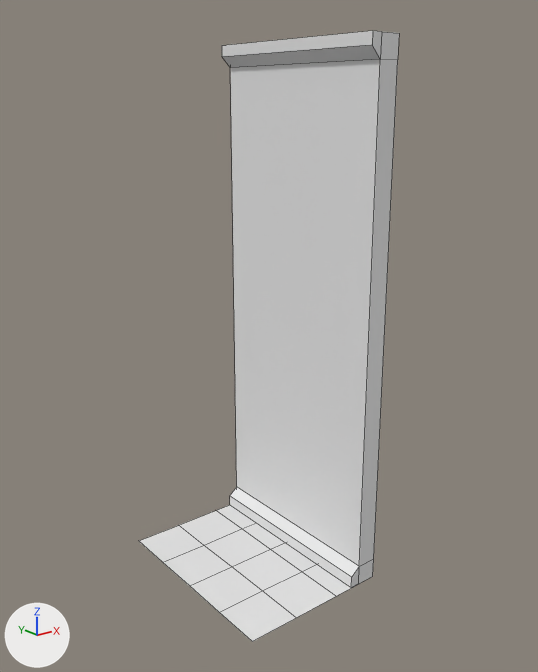
One commit to the FBX model Source/Building/EXPORTS/Wall.FBX: the scene before it, then after it.
The view is the same before and after, from a 50 mm camera at (-2.33, -2.66, 2.24) aimed at (-0.26, -0.07, 1.2). The lights are fixed; the arrows at lower left show +X, +Y and +Z. Mesh edges are drawn as thin lines. Where no turn or scale is listed for an object, it has been applied to the vertices.

The first picture shows 'Ground', 'Wall'.
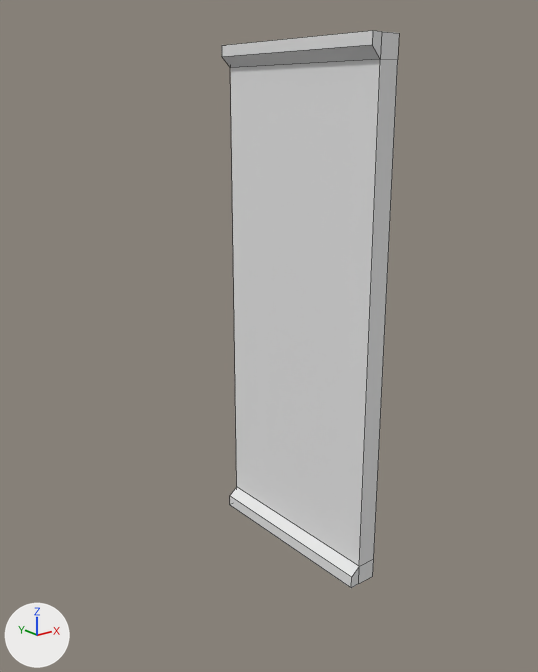
The newer file is also turned or shifted as a whole; pictures and numbers use the older file's frame.

Pixel boxes (x1, y1, x2, y2) of what changed, in the pictures (538 x 672 px):
'Ground', deleted
    before: (139, 505, 351, 642)

The edits, one by one:
Object 'Ground' (ob_ground) is deleted.
